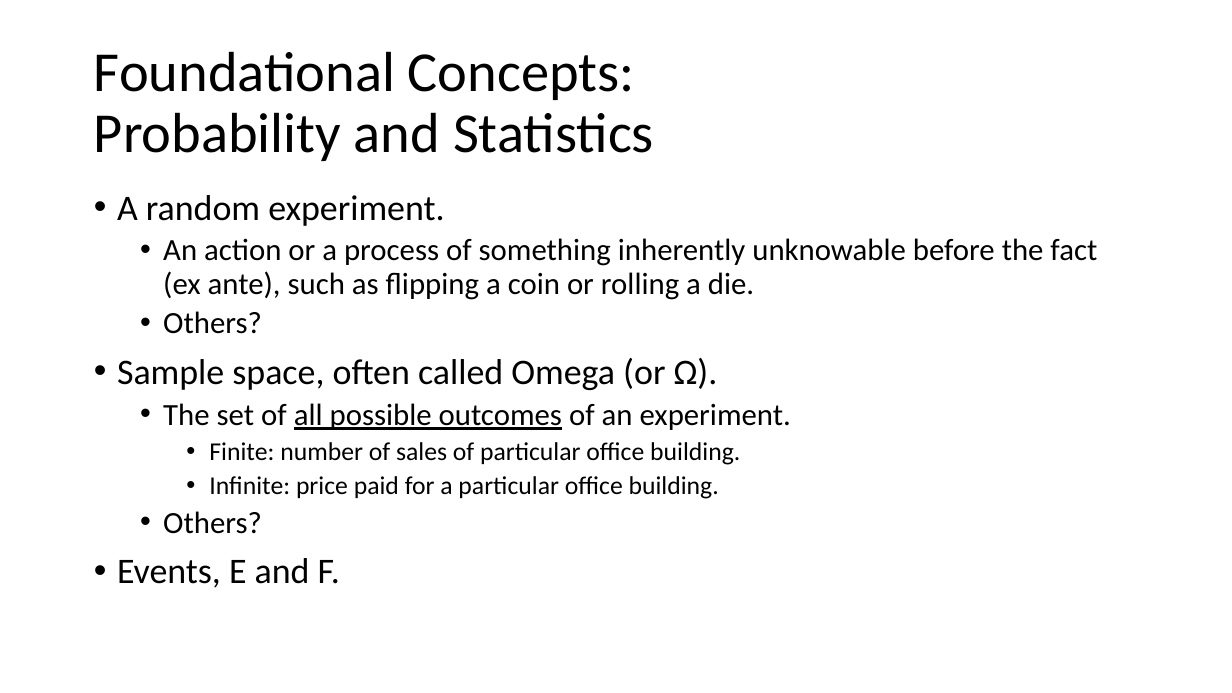
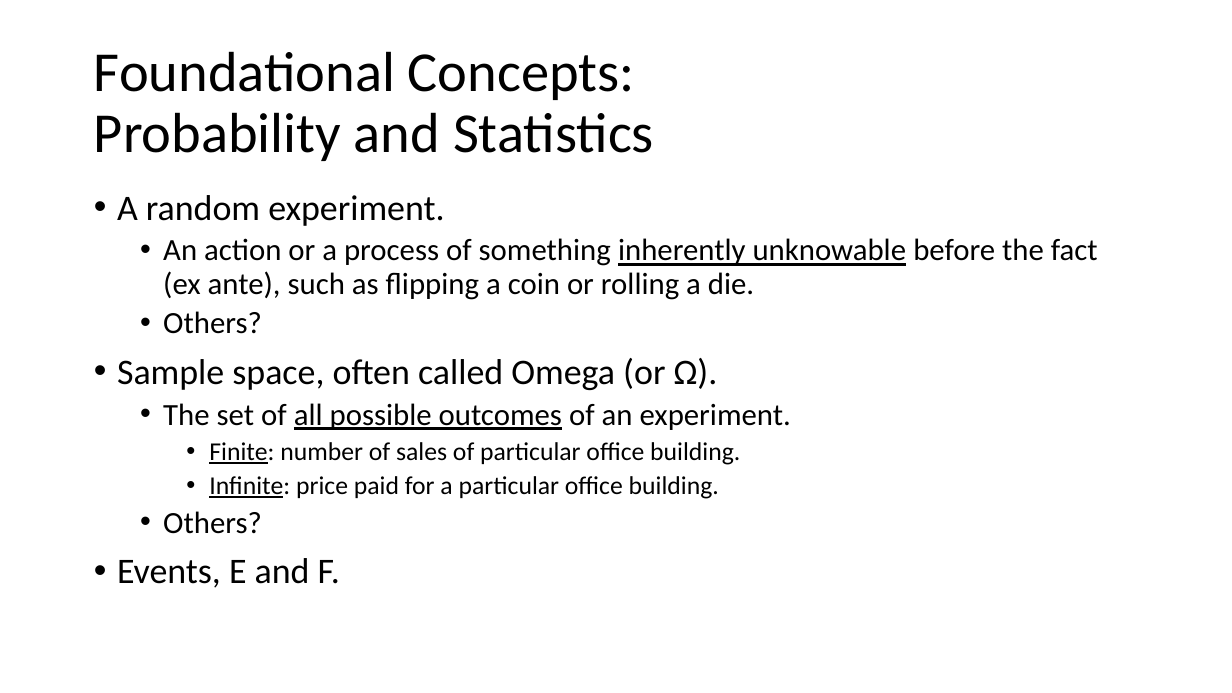
Before and after one commit to thsavage/Code-Shards, a slide deck: slide 7 of Session 1.pptx (slide 5 before the commit). Drawn at 1232x693 pixels with LibreOffice and Linux fonts; fonts in the diff are those of the drawing. Boxes give left, top, right and bottom in pixels: in the first picture for what was removed or moved away, otherwise in the second. Text is boxed around its words. In the diff, an @@ line names an element or a change of style, - is before the commit and + after.

```diff
--- a/Session 1.pptx
+++ b/Session 1.pptx
@@ text at (163,238,1098,499): underline on in "inherently unknowable", "Finite:", "Infinite:" @@
```
Also in this commit, not shown: 10 other slides changed, 7 slides added, 1 other file.
